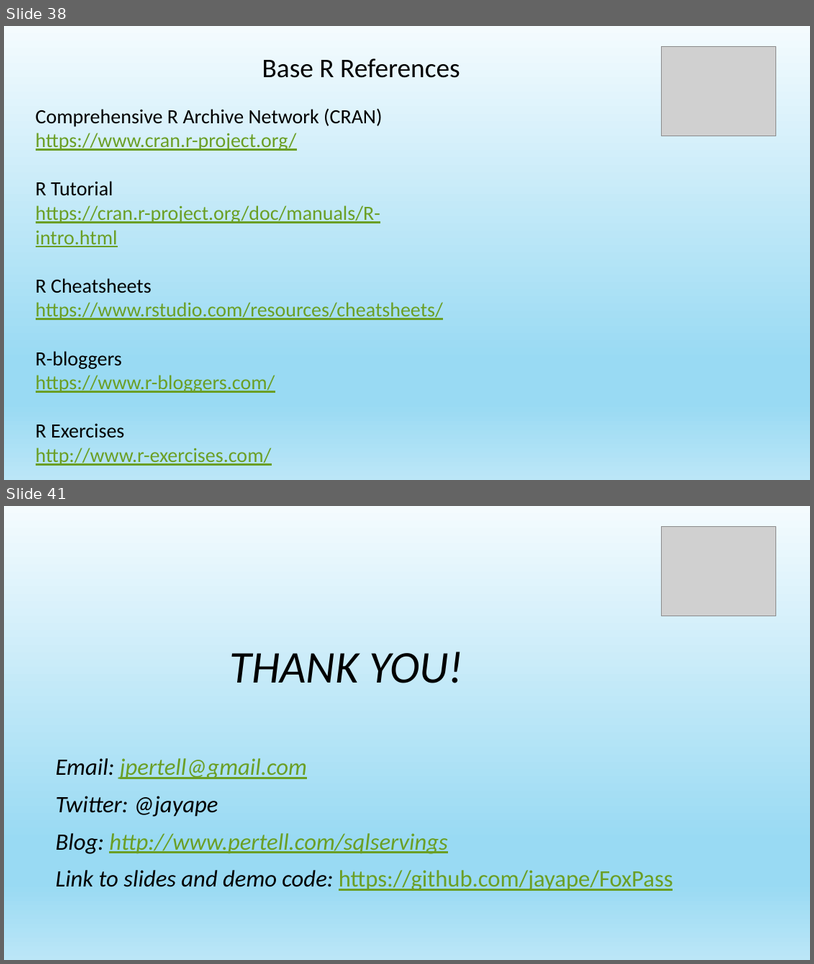
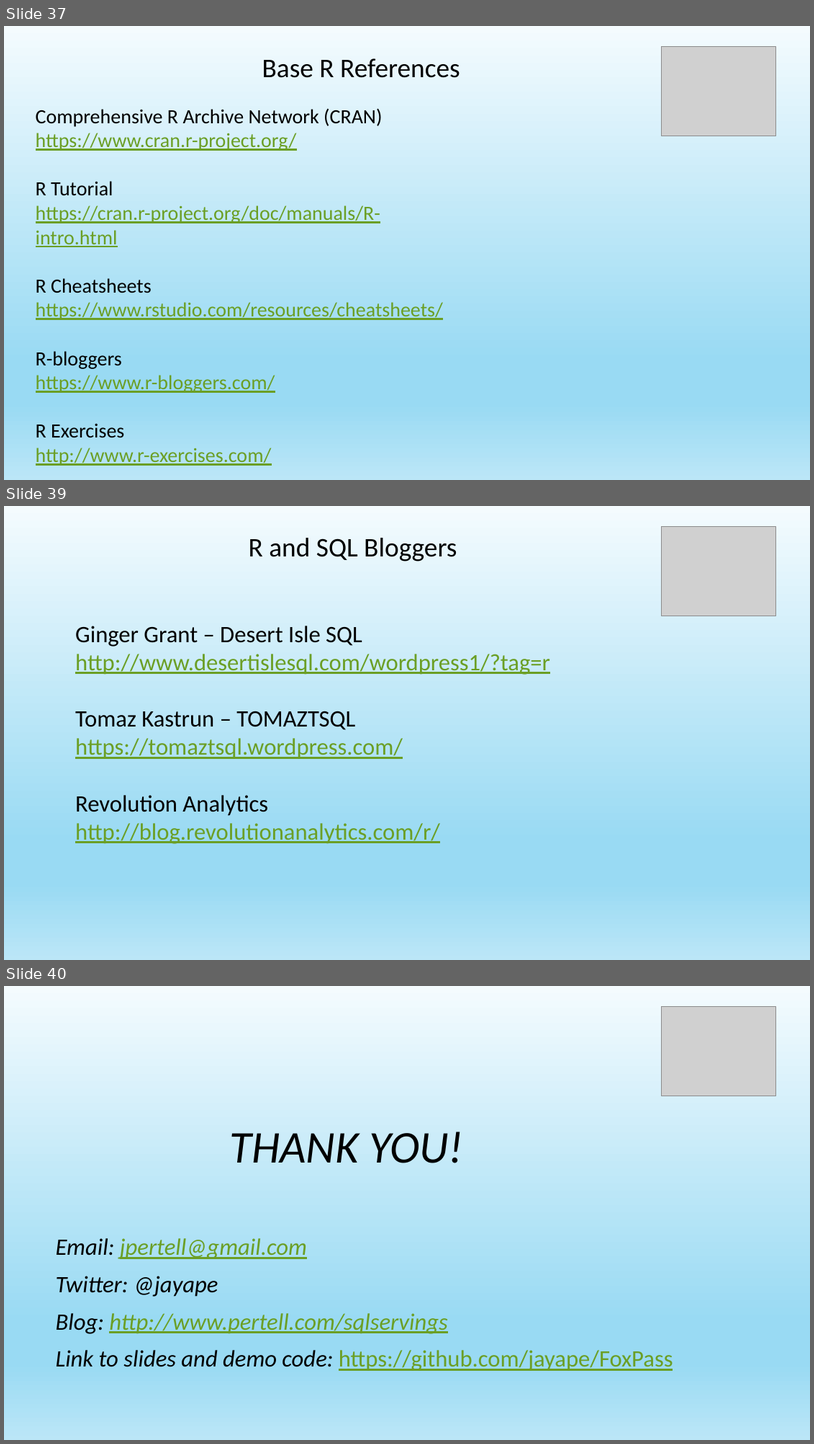
Before and after one commit to jayape/FoxPass, a slide deck: R Session.pptx. Shown one above the other, each under a label of ours: slides 38 and 41 before the commit, slides 37, 39 and 40 after it; the slides between them are not shown. The pictures are 814x964 and 814x1444 pixels, drawn with LibreOffice and Linux fonts; fonts in the diff are those of the drawing; grey boxes stand for pictures. Boxes give left, top, right and bottom in pixels: in the first picture for what was removed or moved away, otherwise in the second. Text is boxed around its words. In the diff, an @@ line names an element or a change of style, - is before the commit and + after.

```diff
--- a/R Session.pptx
+++ b/R Session.pptx
@@ slide 39 added at [4,506,810,960], background gradient #F4FBFE to #99DAF3 to #BBE6F7 @@
@@ picture added at [661,527,777,615] @@
@@ text added at [249,538,457,561], 32 pt, text #000000 @@
+R and SQL Bloggers
@@ text added at [75,626,550,844], 28 pt, text #6B9F25, underline @@
+Ginger Grant – Desert Isle SQL
+http://www.desertislesql.com/wordpress1/?tag=r
+Tomaz Kastrun – TOMAZTSQL
+https://tomaztsql.wordpress.com/
+Revolution Analytics
+http://blog.revolutionanalytics.com/r/
@@ what was slide 38 is now slide 37 @@
@@ what was slide 41 is now slide 40 @@
```
Also in this commit, not shown: 3 slides changed, 1 other slide added, 3 slides removed, 1 other file.
